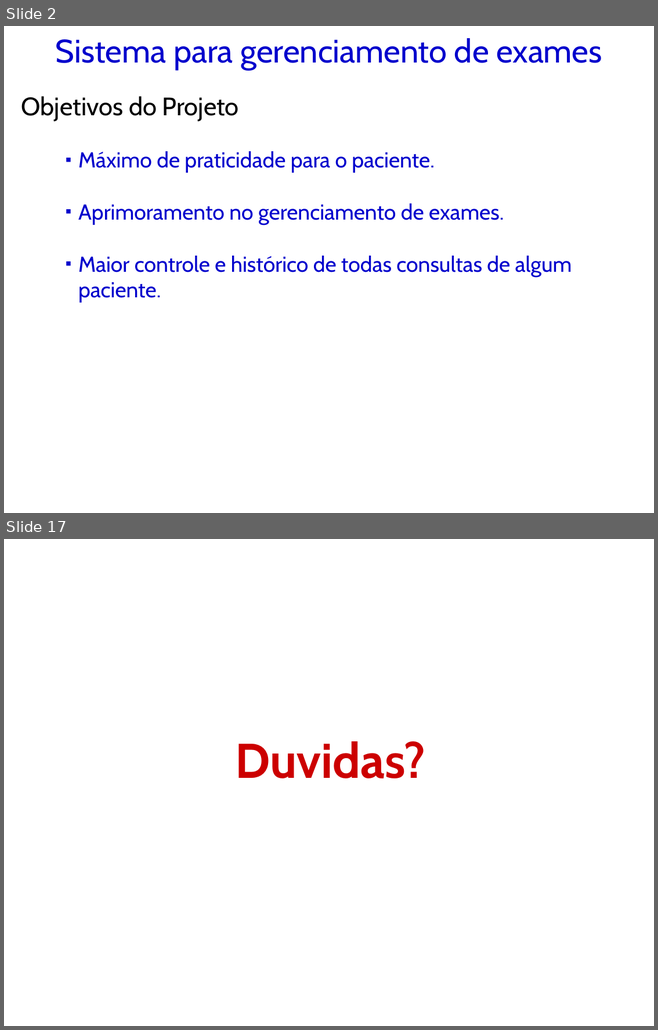
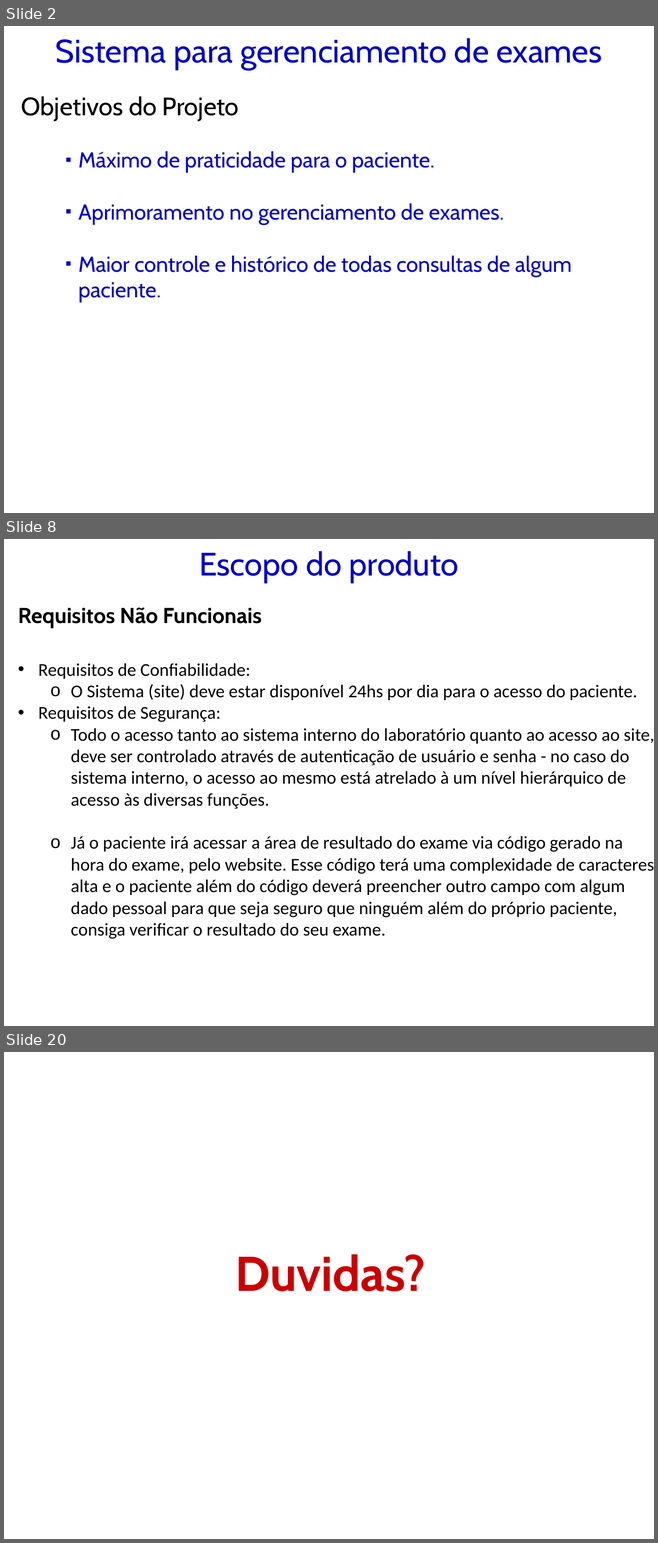
Before and after one commit to kokmz/TCCHUE, a slide deck: Arquivos do Anselmo preencidos - Semestre passado/GPS_2014_Modelo de Apresentação_PI.pptx. Shown one above the other, each under a label of ours: slides 2 and 17 before the commit, slides 2, 8 and 20 after it; the slides between them are not shown. The pictures are 658x1030 and 658x1543 pixels, drawn with LibreOffice and Linux fonts; fonts in the diff are those of the drawing; background and template pictures are left out. Boxes give left, top, right and bottom in pixels: in the first picture for what was removed or moved away, otherwise in the second. Text is boxed around its words. In the diff, an @@ line names an element or a change of style, - is before the commit and + after.

```diff
--- a/Arquivos do Anselmo preencidos - Semestre passado/GPS_2014_Modelo de Apresentação_PI.pptx
+++ b/Arquivos do Anselmo preencidos - Semestre passado/GPS_2014_Modelo de Apresentação_PI.pptx
@@ slide 8 added at [4, 539, 654, 1026], background picture (left out) @@
@@ title added at [199, 551, 459, 583], 36 pt, text #0000CC @@
+Escopo do produto
@@ text added at [18, 607, 654, 939], 20 pt, text #000000 @@
+  Requisitos Não Funcionais
+• Requisitos de Confiabilidade:
+  o O Sistema (site) deve estar disponível 24hs por dia para o acesso do paciente.
+• Requisitos de Segurança:
+  o Todo o acesso tanto ao sistema interno do laboratório quanto ao acesso ao site, deve ser controlado através de autenticação de usuário e senha - no caso do sistema interno, o acesso ao mesmo está atrelado à um nível hierárquico de acesso às diversas funções.
+  o Já o paciente irá acessar a área de resultado do exame via código gerado na hora do exame, pelo website. Esse código terá uma complexidade de caracteres alta e o paciente além do código deverá preencher outro campo com algum dado pessoal para que seja seguro que ninguém além do próprio paciente, consiga verificar o resultado do seu exame.
@@ what was slide 17 is now slide 20 @@
```
Also in this commit, not shown: 9 slides changed, 7 other slides added, 5 slides removed, 1 other file.
